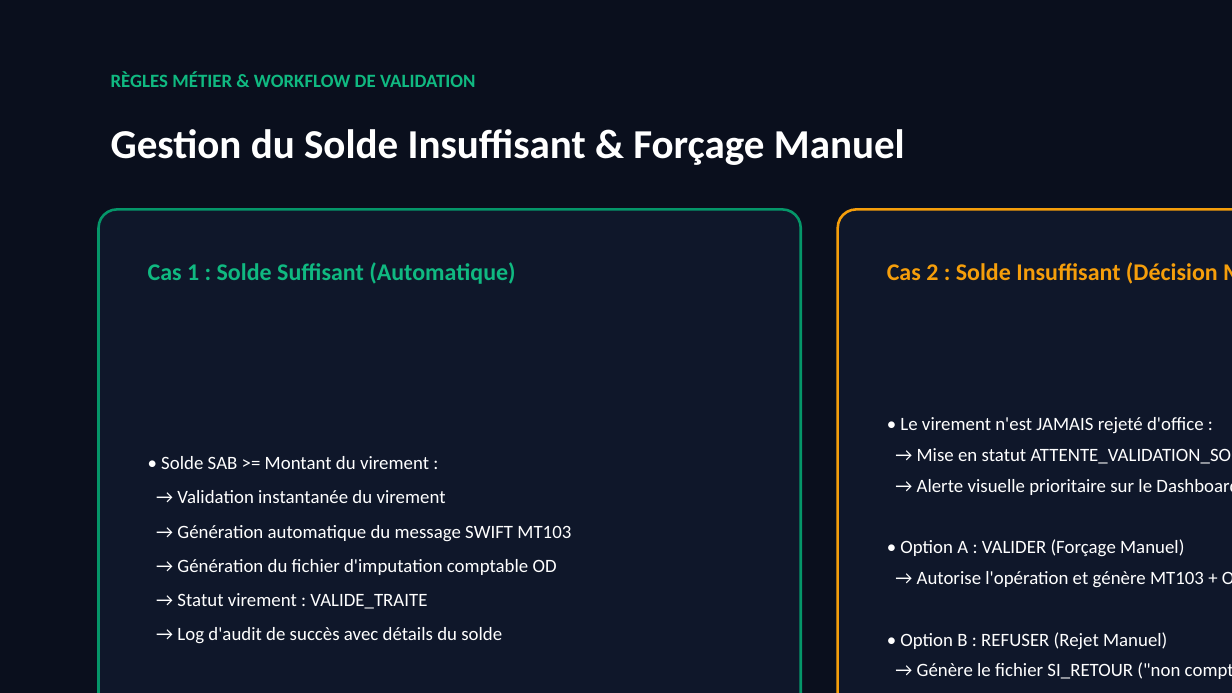
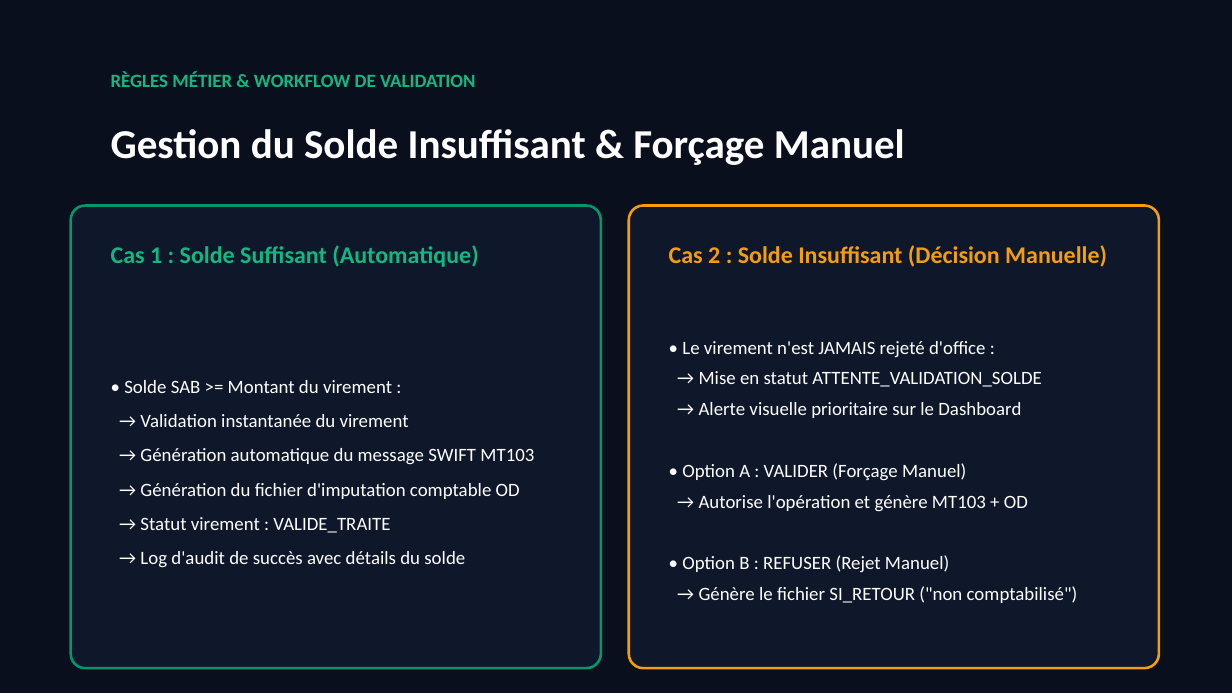
Before and after one commit to billalbouaichi0/Rtgs_E-Banking, a slide deck: slide 4 of Presentation_Solution_RTGS_eBanking_BDL.pptx. Drawn at 1232x693 pixels with LibreOffice and Linux fonts; fonts in the diff are those of the drawing. Boxes give left, top, right and bottom in pixels: in the first picture for what was removed or moved away, otherwise in the second. Text is boxed around its words. In the diff, an @@ line names an element or a change of style, - is before the commit and + after.

```diff
--- a/Presentation_Solution_RTGS_eBanking_BDL.pptx
+++ b/Presentation_Solution_RTGS_eBanking_BDL.pptx
@@ rounded rectangle: place and size @@
-rounded rectangle at (99,209,801,693)
+rounded rectangle at (70,206,600,669)
@@ rounded rectangle: place and size @@
-rounded rectangle at (838,209,1232,693)
+rounded rectangle at (628,206,1158,669)
@@ text "Cas 1 : Solde Suffisant ...": place and size @@
-text "Cas 1 : Solde Suffisant ..." at (148,262,515,284)
+text "Cas 1 : Solde Suffisant ..." at (111,245,478,267)
@@ text "Cas 2 : Solde Insuffisant ..." rewrapped from (887,262,1218,284) to (669,245,1107,267) @@
@@ text "• Solde SAB >= Montant ...": place and size @@
-text "• Solde SAB >= Montant ..." at (161,456,571,644)
+text "• Solde SAB >= Montant ..." at (124,380,534,568)
@@ text "• Le virement n'est JAMAIS ..." rewrapped from (900,417,1232,679) to (682,341,1078,603) @@
```
Also in this commit, not shown: 7 other slides changed, 12 other files.
